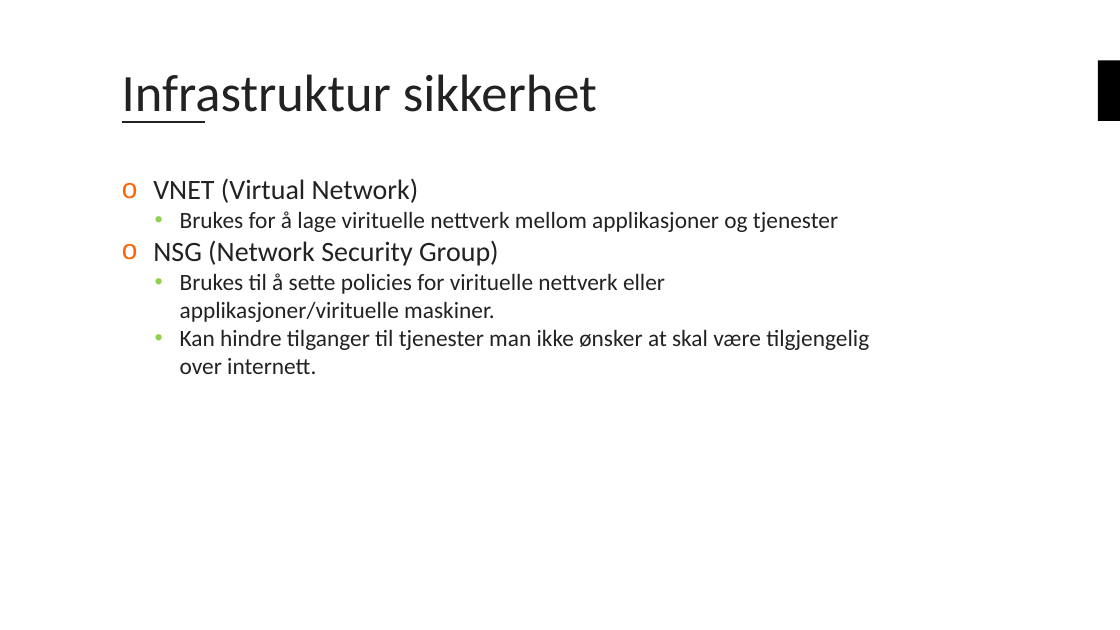
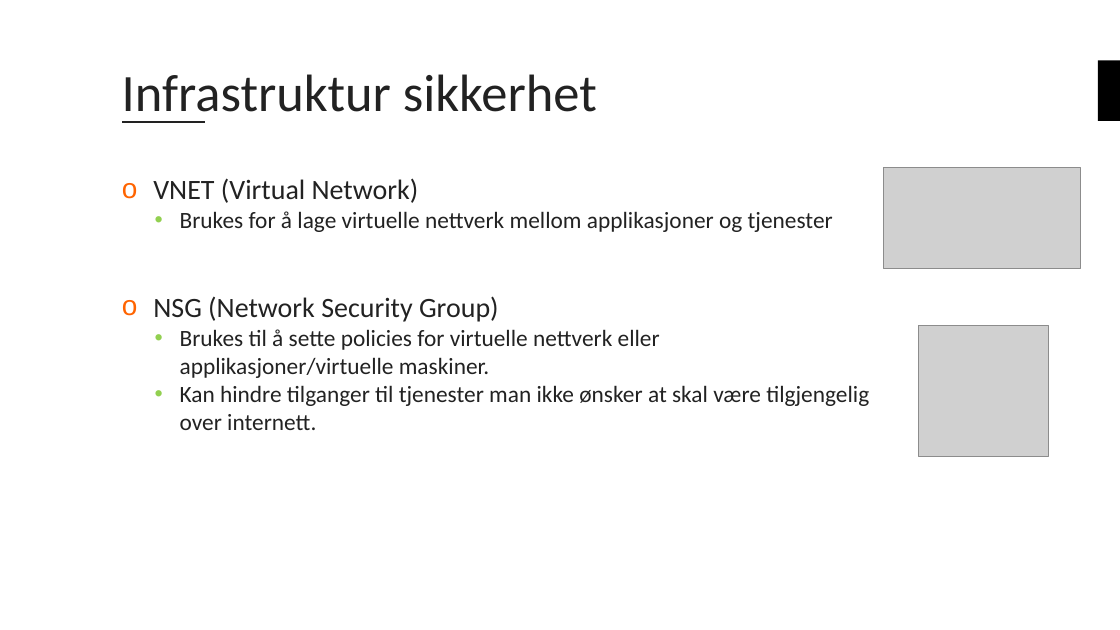
Before and after one commit to bouvet/azure-workshops, a slide deck: slide 16 of Workshop_3/Presentasjon/Azureskolen-Workshop#3.pptx. Drawn at 1120x630 pixels with LibreOffice and Linux fonts; fonts in the diff are those of the drawing; grey boxes stand for pictures; background and template pictures are left out. Boxes give left, top, right and bottom in pixels: in the first picture for what was removed or moved away, otherwise in the second. Text is boxed around its words. In the diff, an @@ line names an element or a change of style, - is before the commit and + after.

```diff
--- a/Workshop_3/Presentasjon/Azureskolen-Workshop#3.pptx
+++ b/Workshop_3/Presentasjon/Azureskolen-Workshop#3.pptx
@@ picture added at (884, 168, 1081, 269) @@
@@ text at (180, 211, 833, 232): text changed @@
-  • Brukes for å lage virituelle nettverk mellom applikasjoner og tjenester
+  • Brukes for å lage virtuelle nettverk mellom applikasjoner og tjenester
@@ text at (180, 329, 660, 378): text changed @@
-  • Brukes til å sette policies for virituelle nettverk eller applikasjoner/virituelle maskiner.
+  • Brukes til å sette policies for virtuelle nettverk eller applikasjoner/virtuelle maskiner.
@@ picture added at (918, 326, 1049, 456) @@
```
Also in this commit, not shown: 7 other slides changed.
